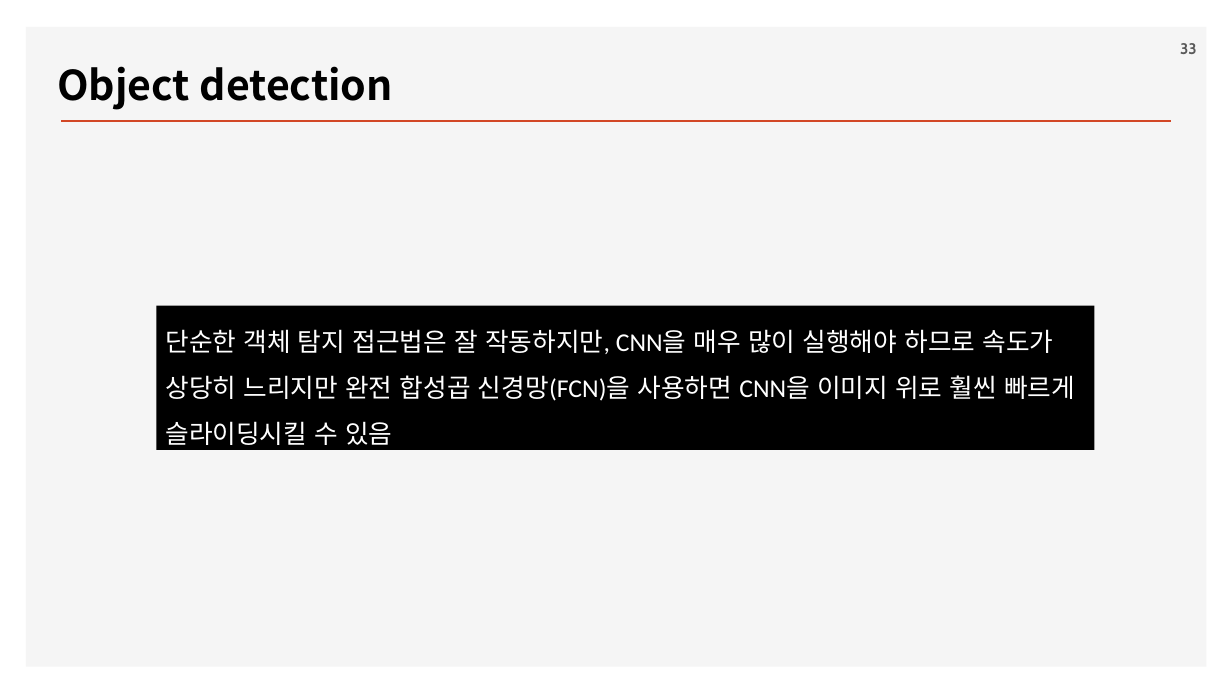
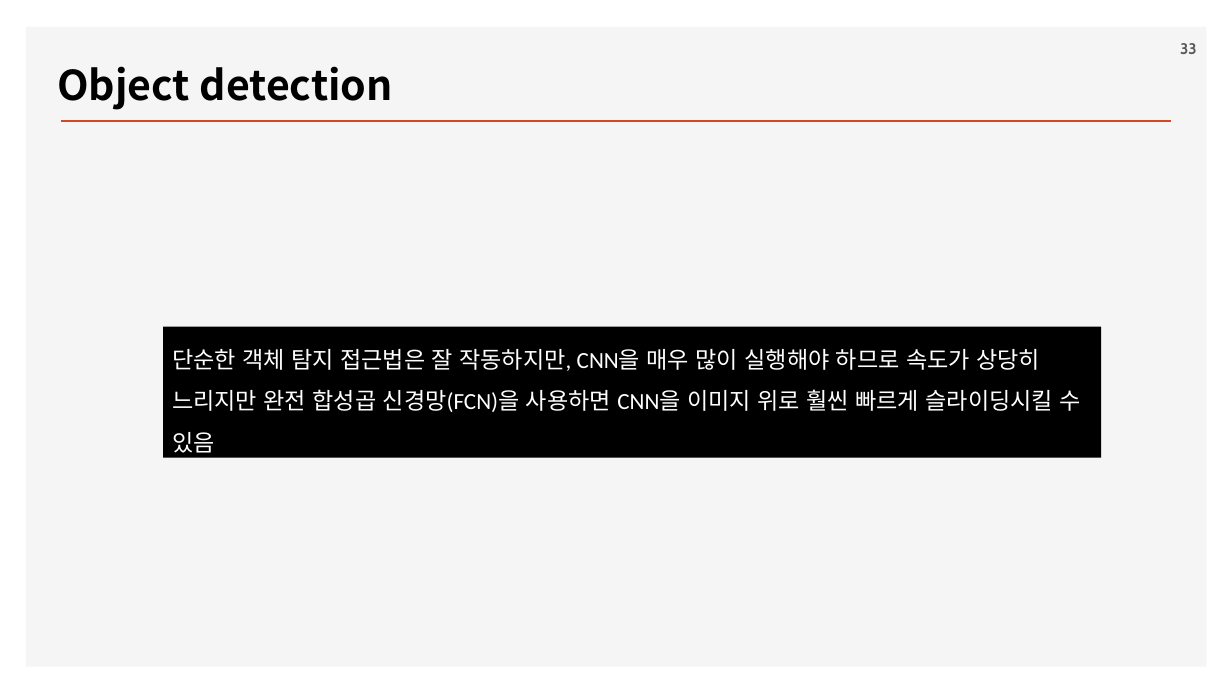
Before and after one commit to ancestor9/2026_Fall_Deep-Learning-with-Python, a slide deck: slide 33 of Chapter 11 Image segmentation.pptx. Drawn at 1232x693 pixels with LibreOffice and Linux fonts; fonts in the diff are those of the drawing; background and template pictures are left out. Boxes give left, top, right and bottom in pixels: in the first picture for what was removed or moved away, otherwise in the second. Text is boxed around its words. In the diff, an @@ line names an element or a change of style, - is before the commit and + after.

```diff
--- a/Chapter 11 Image segmentation.pptx
+++ b/Chapter 11 Image segmentation.pptx
@@ rectangle "단순한 객체 탐지 접근법은 잘 ...": place and size @@
-rectangle "단순한 객체 탐지 접근법은 잘 ..." at (156,306,1094,450)
+rectangle "단순한 객체 탐지 접근법은 잘 ..." at (163,327,1101,458)
@@ rectangle "단순한 객체 탐지 접근법은 잘 ..." at (163,327,1101,458): size 20 to 18 pt @@
```
Also in this commit, not shown: 1 other slide changed, 2 slides added.
